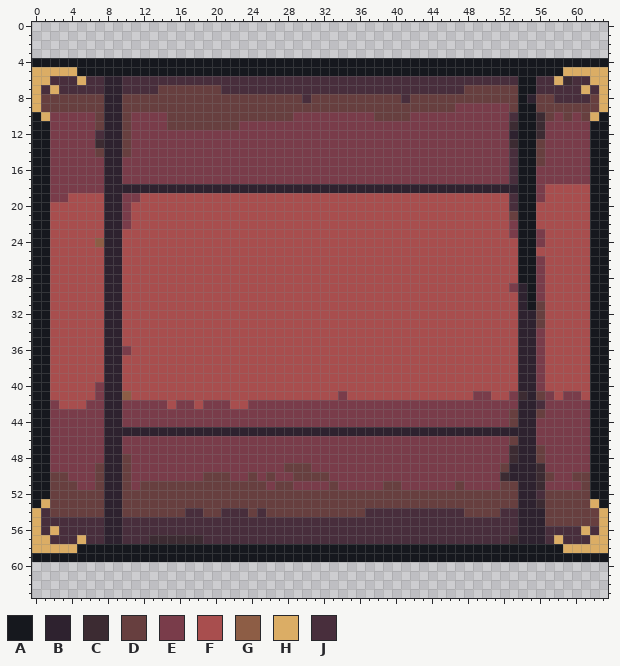
Pixel-art sprite -- assets/objects/Chest.png. Above: the version before the commit.
The file is 64x64 pixels.
Palette (. is transparent): A #16181e  B #2e222f  C #3c2b32  D #673f3f  E #793c4a  F #a84e4e  G #8d5d45  H #dbad65  J #482e3c
Pixels before (only the part around the change), first column x 26:
43 EEEEEEEEEEE
44 EEEEEEEEEEE
45 BBBBBBBBBBB
46 EEEEEEEEEEE
47 EEEEEEEEEEE
48 EEEEEEEEEEE
49 EEDDDEEEEEE
50 DEEDDDDEEEE
51 EDDEEEEDEEE
52 DDDDDDDDDDD
53 DDDDDDDDDDD
54 DDDDDDDDDDD
55 JJJJJJJJJJJ
56 JJJJJJJJJJJ
57 JJJJJJJJJJJ
58 AAAAAAAAAAA
59 AAAAAAAAAAA
60 ...........
61 ...........
62 ...........
63 ...........
After:
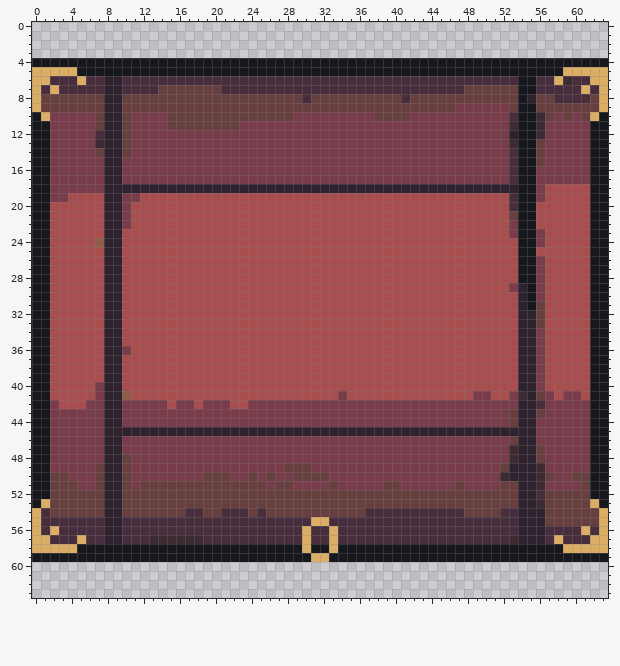
What changed:
The edit turns colour A into colour H in row 58 at x 30 and 33; in row 59 at x 31 to 32.
The edit turns colour J into colour H in row 55 at x 31 to 32; in rows 56 to 57 at x 30 and 33.
Where, in picture pixels (left, top, right, bottom), the same in both pictures:
changed: (302, 517, 338, 562)
